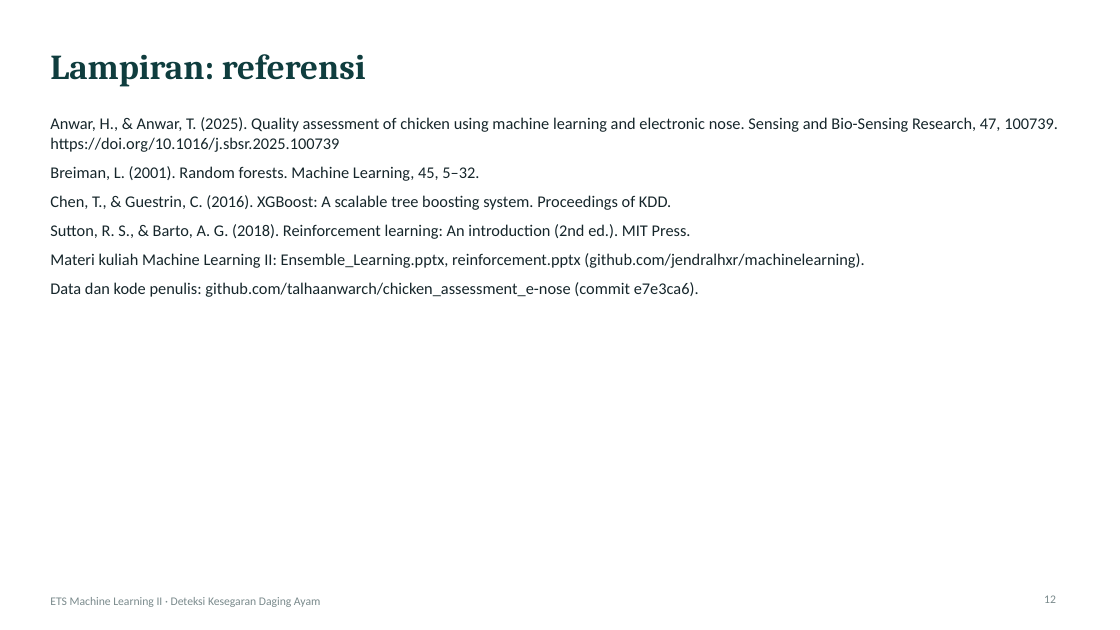
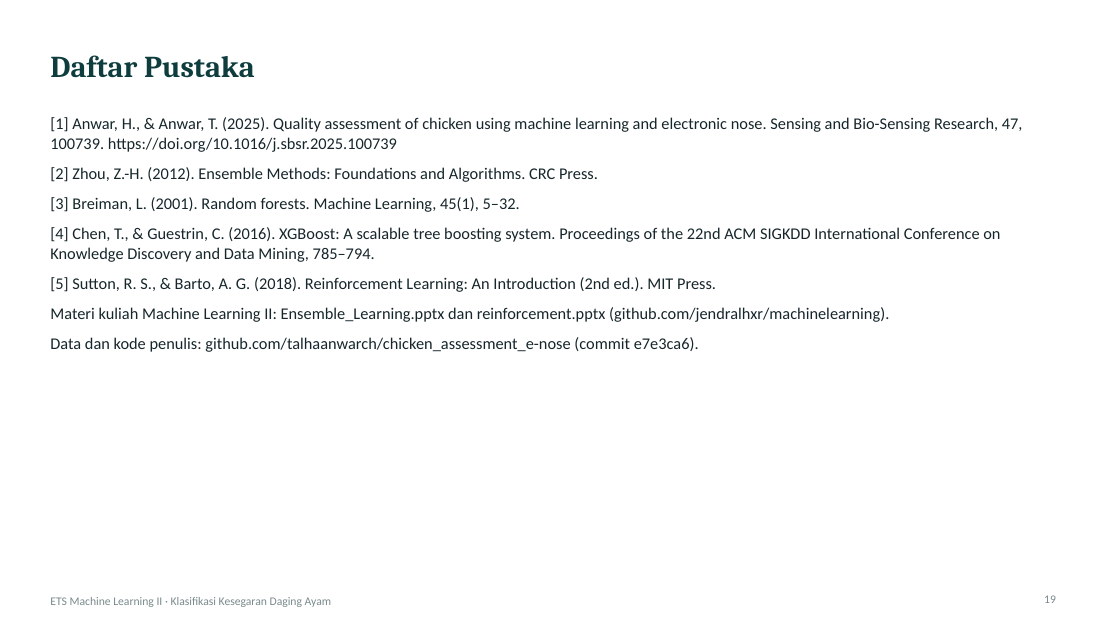
Before and after one commit to MuhammadErlanggaKurniawan/ets-ml2-kelompok, a slide deck: slide 19 of deck/ETS_ML2_Kesegaran_Ayam.pptx (slide 12 before the commit). Drawn at 1120x630 pixels with LibreOffice and Linux fonts; fonts in the diff are those of the drawing. Boxes give left, top, right and bottom in pixels: in the first picture for what was removed or moved away, otherwise in the second. Text is boxed around its words. In the diff, an @@ line names an element or a change of style, - is before the commit and + after.

```diff
--- a/deck/ETS_ML2_Kesegaran_Ayam.pptx
+++ b/deck/ETS_ML2_Kesegaran_Ayam.pptx
@@ title at <box>50,55,255,78</box>: text changed; size 30 to 26 pt @@
-Lampiran: referensi
+Daftar Pustaka
@@ text at <box>50,117,1023,322</box>: text changed @@
-Anwar, H., & Anwar, T. (2025). Quality assessment of chicken using machine learning and electronic nose. Sensing and Bio-Sensing Research, 47, 100739. https://doi.org/10.1016/j.sbsr.2025.100739
-Breiman, L. (2001). Random forests. Machine Learning, 45, 5–32.
-Chen, T., & Guestrin, C. (2016). XGBoost: A scalable tree boosting system. Proceedings of KDD.
-Sutton, R. S., & Barto, A. G. (2018). Reinforcement learning: An introduction (2nd ed.). MIT Press.
-Materi kuliah Machine Learning II: Ensemble_Learning.pptx, reinforcement.pptx (github.com/jendralhxr/machinelearning).
+[1] Anwar, H., & Anwar, T. (2025). Quality assessment of chicken using machine learning and electronic nose. Sensing and Bio-Sensing Research, 47, 100739. https://doi.org/10.1016/j.sbsr.2025.100739
+[2] Zhou, Z.-H. (2012). Ensemble Methods: Foundations and Algorithms. CRC Press.
+[3] Breiman, L. (2001). Random forests. Machine Learning, 45(1), 5–32.
+[4] Chen, T., & Guestrin, C. (2016). XGBoost: A scalable tree boosting system. Proceedings of the 22nd ACM SIGKDD International Conference on Knowledge Discovery and Data Mining, 785–794.
+[5] Sutton, R. S., & Barto, A. G. (2018). Reinforcement Learning: An Introduction (2nd ed.). MIT Press.
+Materi kuliah Machine Learning II: Ensemble_Learning.pptx dan reinforcement.pptx (github.com/jendralhxr/machinelearning).
@@ text at <box>50,337,699,352</box>: more space between paragraphs @@
@@ text at <box>50,597,331,607</box>: text changed @@
-ETS Machine Learning II · Deteksi Kesegaran Daging Ayam
+ETS Machine Learning II · Klasifikasi Kesegaran Daging Ayam
@@ page number at <box>1044,595,1056,603</box>: text changed @@
-12
+19
```
Also in this commit, not shown: 2 other slides changed, 17 slides added, 9 slides removed, 14 other files.
